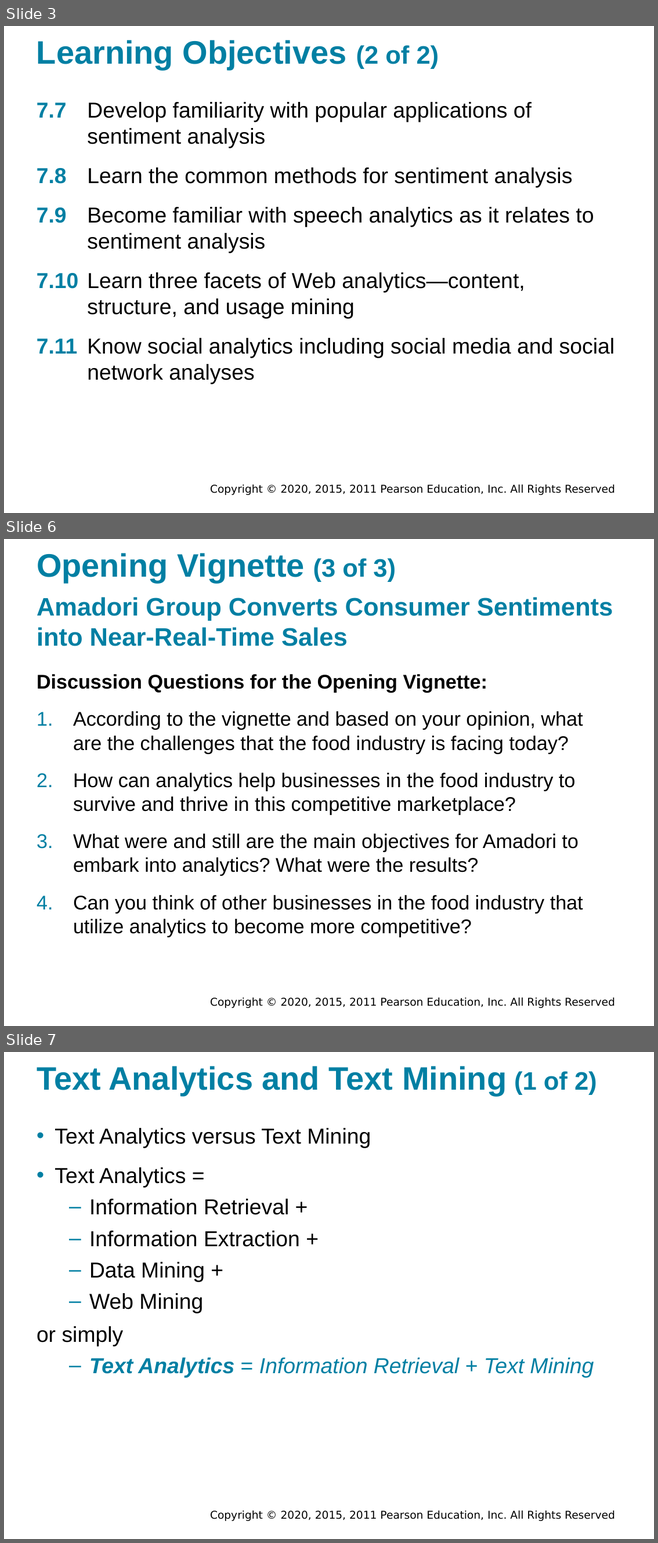
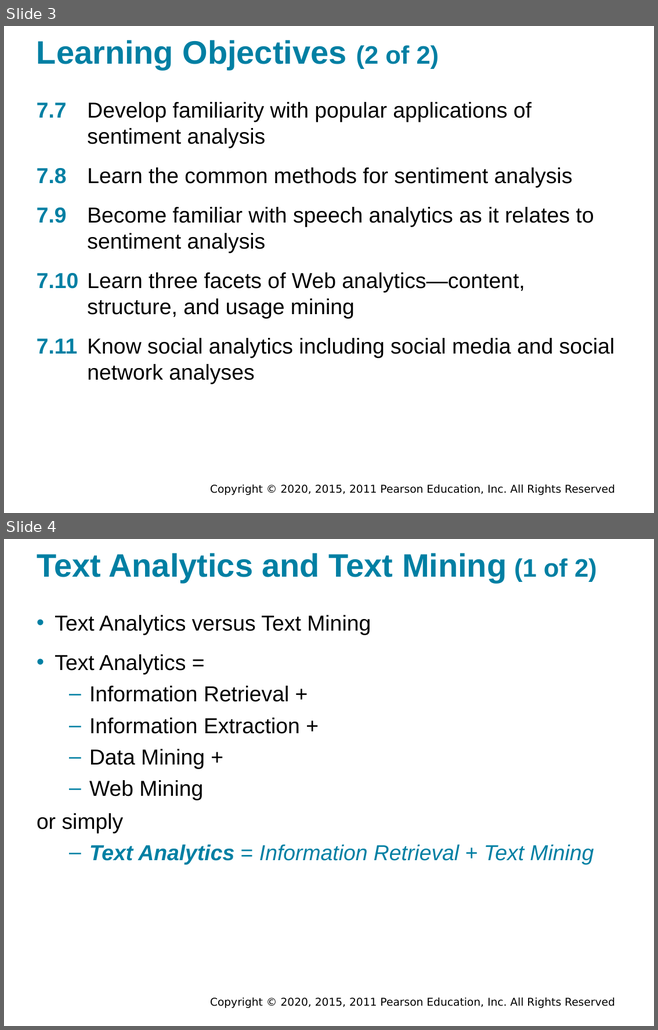
Before and after one commit to walkman617/DS2021, a slide deck: Slides/Sharda_11e_full_accessible_ppt_07.pptx. Shown one above the other, each under a label of ours: slides 3, 6 and 7 before the commit, slides 3 and 4 after it; the slides between them are not shown. The pictures are 658x1543 and 658x1030 pixels, drawn with LibreOffice and Linux fonts; fonts in the diff are those of the drawing; background and template pictures are left out. Boxes give left, top, right and bottom in pixels: in the first picture for what was removed or moved away, otherwise in the second. Text is boxed around its words. In the diff, an @@ line names an element or a change of style, - is before the commit and + after.

```diff
--- a/Slides/Sharda_11e_full_accessible_ppt_07.pptx
+++ b/Slides/Sharda_11e_full_accessible_ppt_07.pptx
@@ slide 6 removed at [4,539,654,1026], background #FFFFFF; not listed: 1 template element that a slide beside it also shows @@
@@ title removed at [36,553,396,583] @@
-Opening Vignette (3 of 3)
@@ text removed at [36,597,613,646] @@
-Amadori Group Converts Consumer Sentiments into Near-Real-Time Sales
@@ text removed at [36,674,583,937] @@
-Discussion Questions for the Opening Vignette:
-1. According to the vignette and based on your opinion, what are the challenges that the food industry is facing today?
-2. How can analytics help businesses in the food industry to survive and thrive in this competitive marketplace?
-3. What were and still are the main objectives for Amadori to embark into analytics? What were the results?
-4. Can you think of other businesses in the food industry that utilize analytics to become more competitive?
@@ what was slide 7 is now slide 4 @@
```
Also in this commit, not shown: 2 other slides removed, 1 other file.
